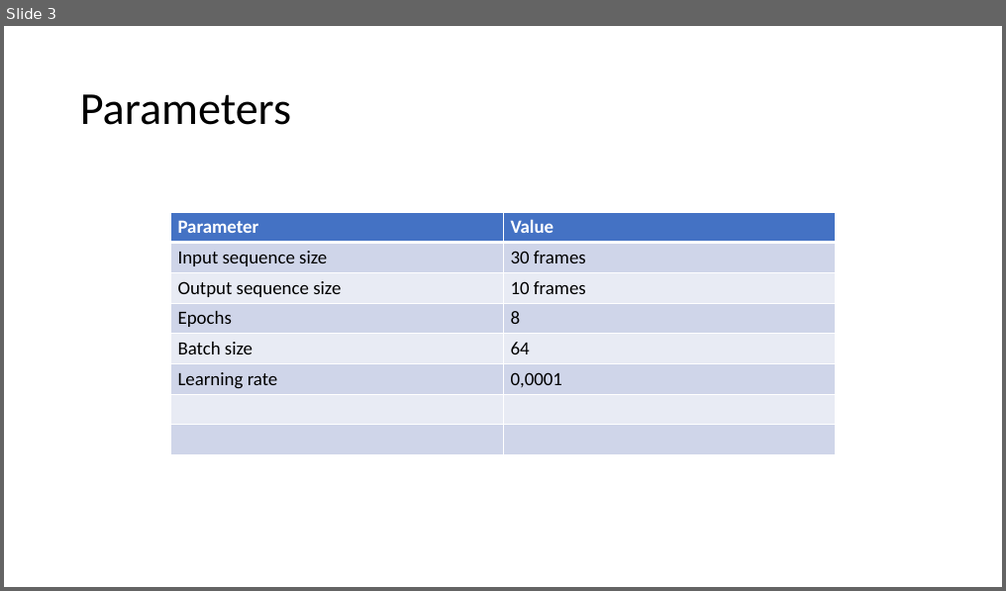
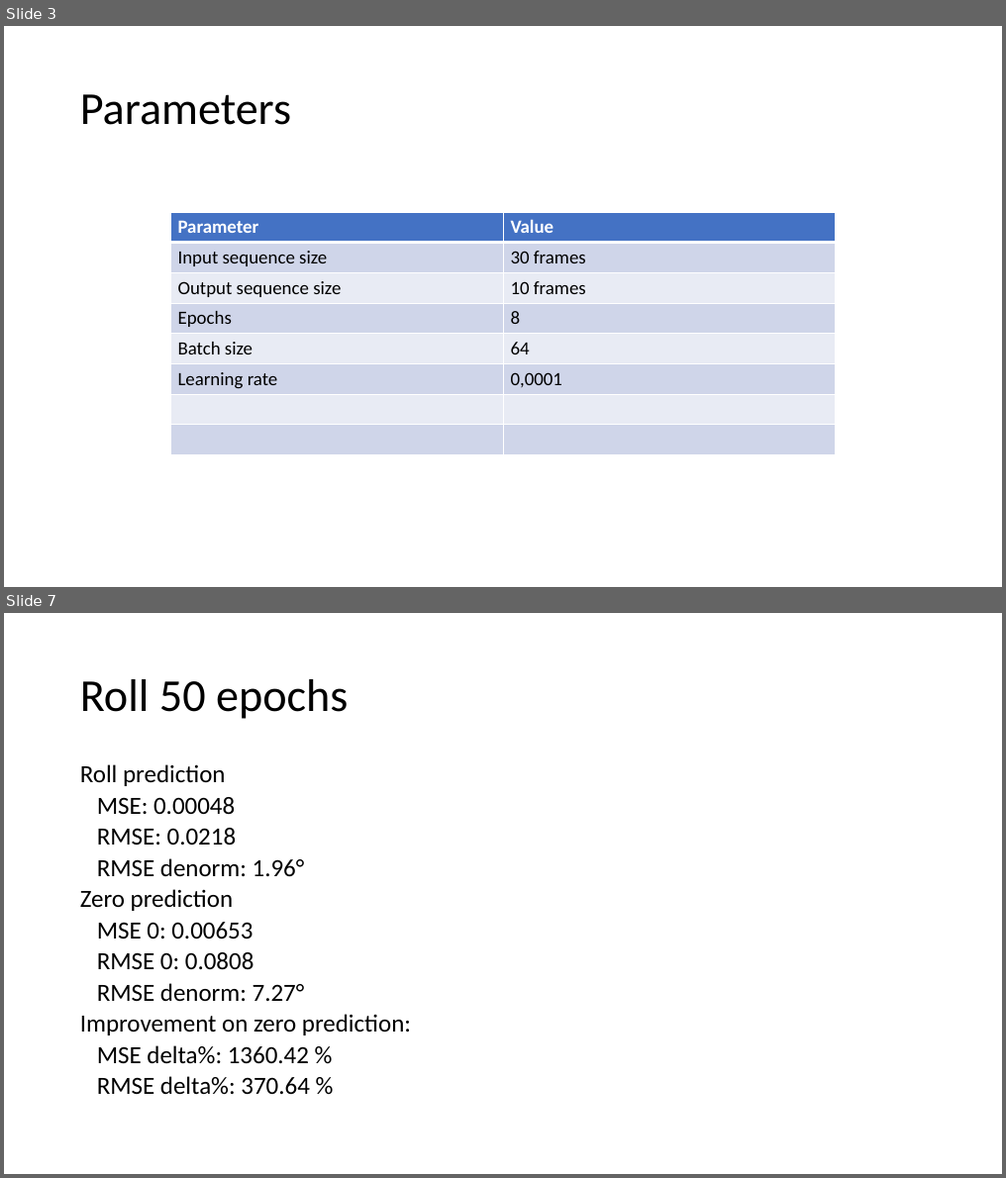
Before and after one commit to lancedw/3D-state-prediction-for-surface-vessels-using-IMU-data-and-images, a slide deck: Documentation/Presentations/Meeting 22-04-22.pptx. Shown one above the other, each under a label of ours: slide 3 before the commit, slides 3 and 7 after it; the slides between them are not shown. The pictures are 1006x591 and 1006x1178 pixels, drawn with LibreOffice and Linux fonts; fonts in the diff are those of the drawing. Boxes give left, top, right and bottom in pixels: in the first picture for what was removed or moved away, otherwise in the second. Text is boxed around its words. In the diff, an @@ line names an element or a change of style, - is before the commit and + after.

```diff
--- a/Documentation/Presentations/Meeting 22-04-22.pptx
+++ b/Documentation/Presentations/Meeting 22-04-22.pptx
@@ slide 7 added at [4, 613, 1002, 1174], background #FFFFFF @@
@@ title added at [80, 679, 348, 719], 44 pt, text #000000 @@
+Roll 50 epochs
@@ text added at [80, 764, 411, 1095], 23.8 pt, text #000000 @@
+Roll prediction
+MSE: 0.00048
+RMSE: 0.0218
+RMSE denorm: 1.96°
+Zero prediction
+MSE 0: 0.00653
+RMSE 0: 0.0808
+RMSE denorm: 7.27°
+Improvement on zero prediction:
+MSE delta%: 1360.42 %
+RMSE delta%: 370.64 %
```
Also in this commit, not shown: 2 slides changed, 1 other slide added, 27 other files.
